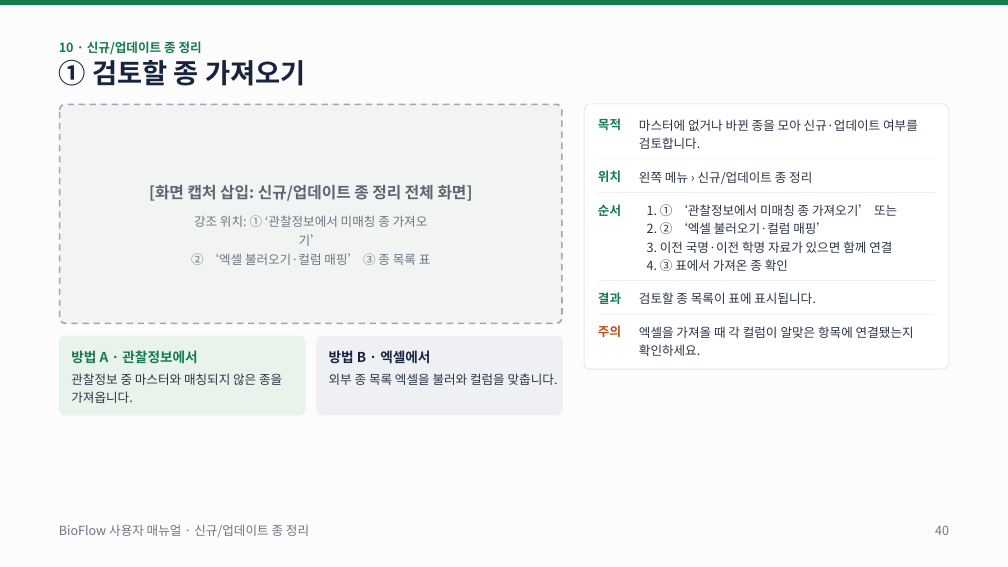
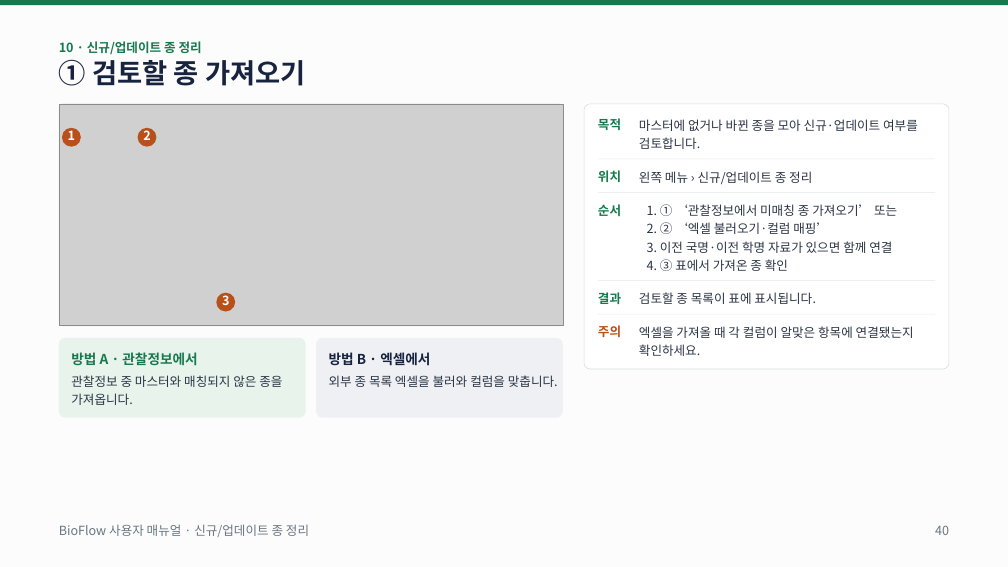
Before and after one commit to jin123346/BioFlow, a slide deck: slide 40 of docs/presentation/BioFlow 사용자 매뉴얼.pptx. Drawn at 1008x567 pixels with LibreOffice and Linux fonts; fonts in the diff are those of the drawing; grey boxes stand for pictures. Boxes give left, top, right and bottom in pixels: in the first picture for what was removed or moved away, otherwise in the second. Text is boxed around its words. In the diff, an @@ line names an element or a change of style, - is before the commit and + after.

```diff
--- a/docs/presentation/BioFlow 사용자 매뉴얼.pptx
+++ b/docs/presentation/BioFlow 사용자 매뉴얼.pptx
@@ rounded rectangle at (x1=59, y1=104, x2=563, y2=326): fill #F1F4F3 to none; outline #9AA8BC 1.5 pt dashed to #D5DFD9 0.5 pt; proportions changed @@
@@ freeform shape added at (x1=59, y1=104, x2=563, y2=326), fill #FFFFFF @@
@@ picture added at (x1=59, y1=104, x2=563, y2=326) @@
@@ freeform shape added at (x1=62, y1=128, x2=81, y2=147), fill #B8501A, 12 pt, text #FFFFFF, bold @@
+1
@@ freeform shape added at (x1=138, y1=128, x2=157, y2=147), fill #B8501A, 12 pt, text #FFFFFF, bold @@
+2
@@ text removed at (x1=149, y1=185, x2=473, y2=201) @@
-[화면 캡처 삽입: 신규/업데이트 종 정리 전체 화면]
@@ text removed at (x1=191, y1=215, x2=431, y2=265) @@
-강조 위치: ① ‘관찰정보에서 미매칭 종 가져오기’
-② ‘엑셀 불러오기·컬럼 매핑’ ③ 종 목록 표
@@ freeform shape added at (x1=216, y1=293, x2=235, y2=312), fill #B8501A, 12 pt, text #FFFFFF, bold @@
+3
```
Also in this commit, not shown: 6 other slides changed, 8 other files.
